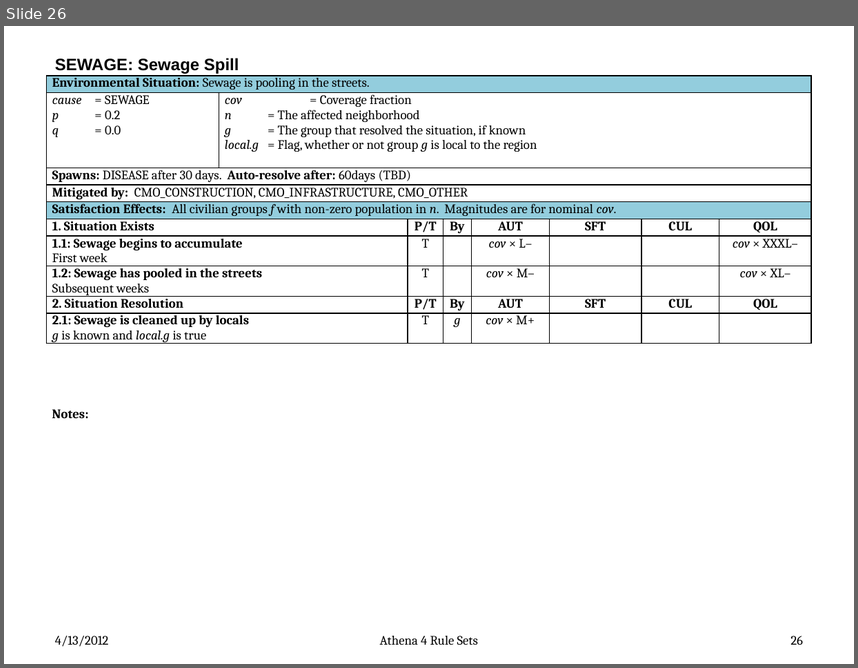
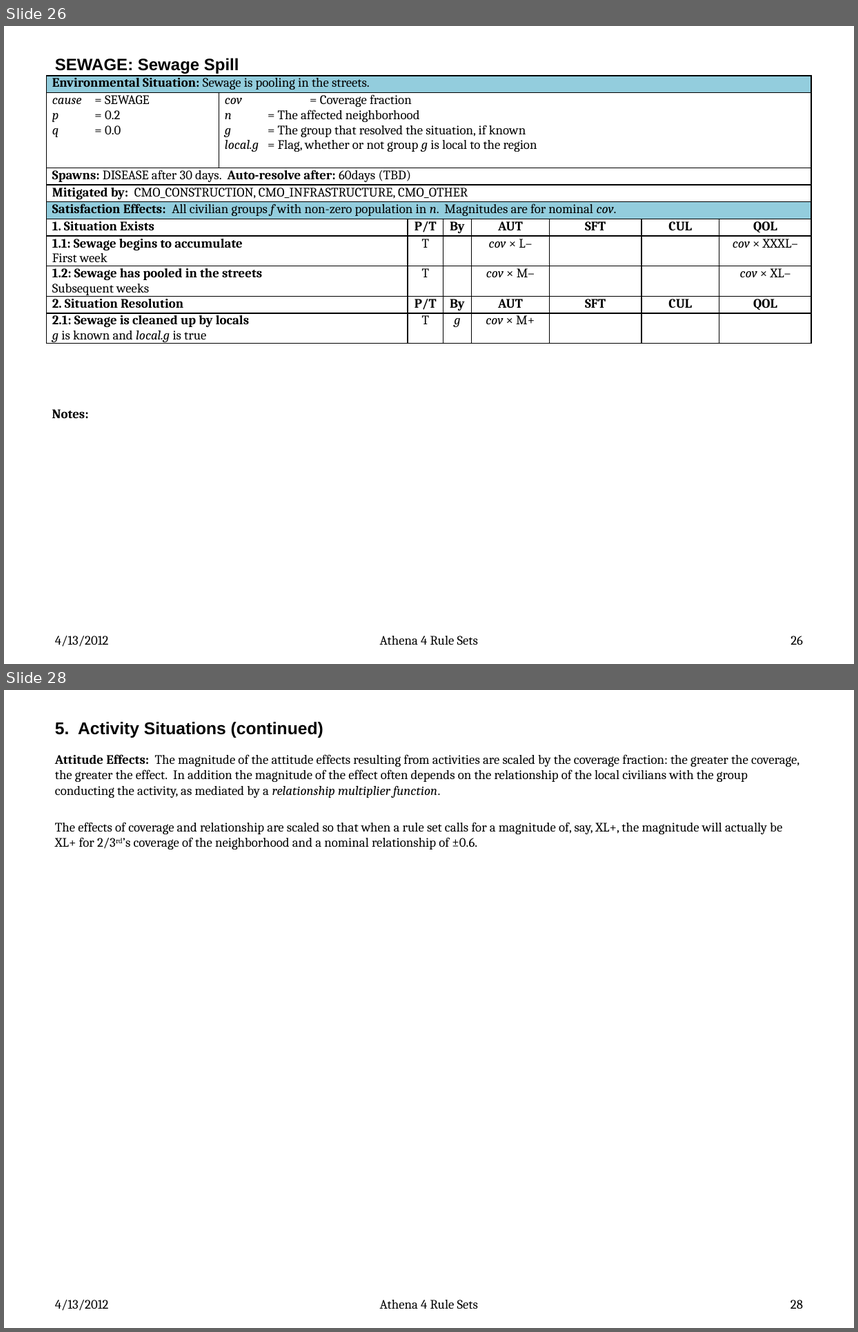
Before and after one commit to AthenaModel/athena-legacy, a slide deck: docs/dev/rules.pptx. Shown one above the other, each under a label of ours: slide 26 before the commit, slides 26 and 28 after it; the slides between them are not shown. The pictures are 858x668 and 858x1332 pixels, drawn with LibreOffice and Linux fonts; fonts in the diff are those of the drawing. Boxes give left, top, right and bottom in pixels: in the first picture for what was removed or moved away, otherwise in the second. Text is boxed around its words. In the diff, an @@ line names an element or a change of style, - is before the commit and + after.

```diff
--- a/docs/dev/rules.pptx
+++ b/docs/dev/rules.pptx
@@ slide 28 added at bbox=[4, 690, 854, 1328], background #FFFFFF @@
@@ title added at bbox=[55, 722, 323, 738], 14.4 pt, text #000000, bold @@
+5. Activity Situations (continued)
@@ text added at bbox=[55, 754, 800, 849], 11 pt, text #000000 @@
+Attitude Effects: The magnitude of the attitude effects resulting from activities are scaled by the coverage fraction: the greater the coverage, the greater the effect. In addition the magnitude of the effect often depends on the relationship of the local civilians with the group conducting the activity, as mediated by a relationship multiplier function.
+The effects of coverage and relationship are scaled so that when a rule set calls for a magnitude of, say, XL+, the magnitude will actually be XL+ for 2/3rd’s coverage of the neighborhood and a nominal relationship of ±0.6.
@@ text added at bbox=[55, 1299, 109, 1310], 11 pt, text #000000 @@
+4/13/2012
@@ text added at bbox=[380, 1299, 478, 1309], 11 pt, text #000000 @@
+Athena 4 Rule Sets
@@ page number added at bbox=[791, 1299, 803, 1308], 11 pt, text #000000 @@
+28
```
Also in this commit, not shown: 24 other slides added.
